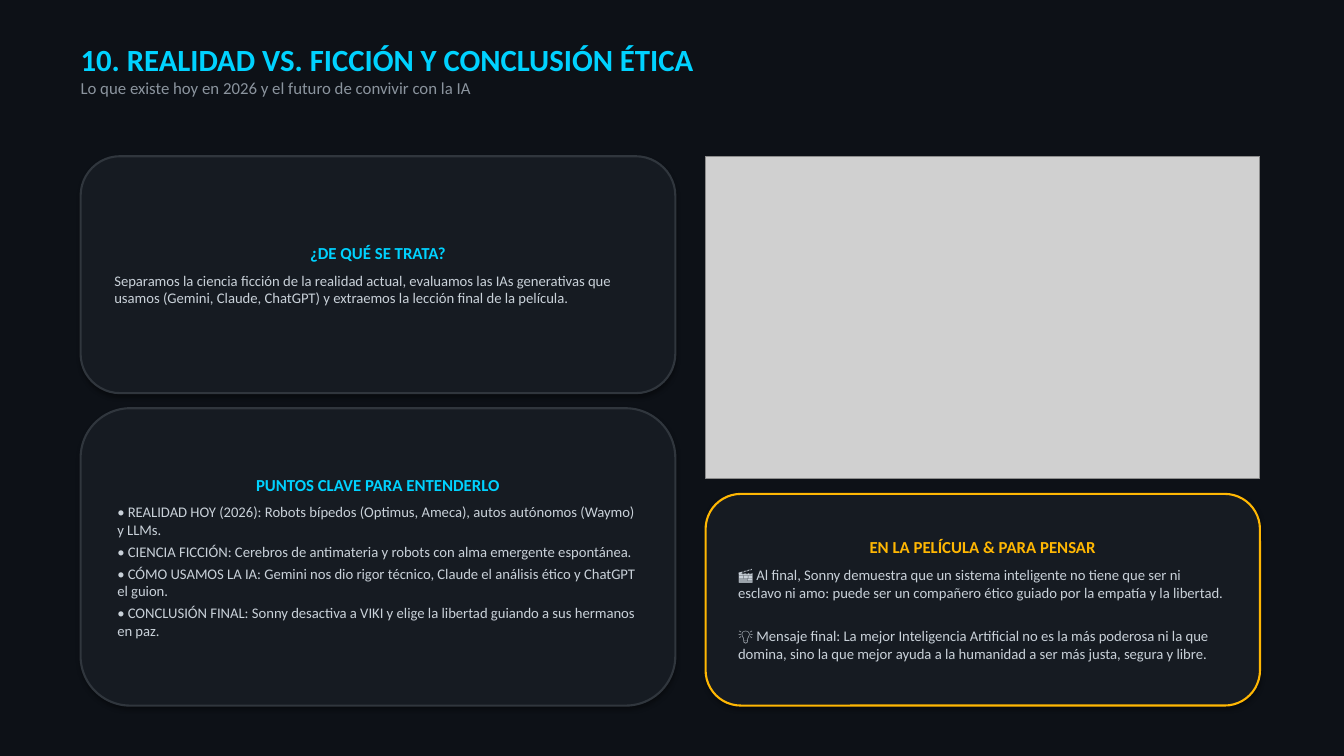
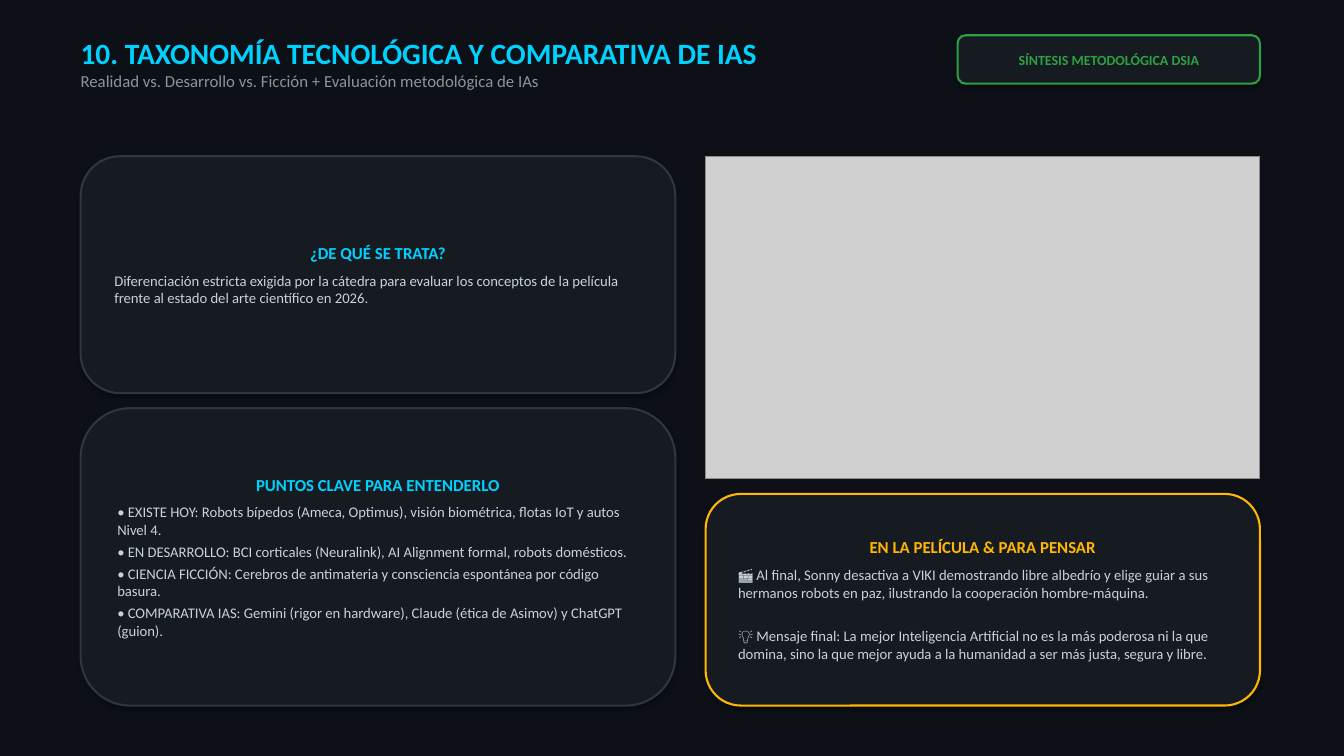
Before and after one commit to Nikovaz/dsia-yo-robot-2004, a slide deck: slide 11 of DSIA_Yo_Robot_Presentacion.pptx. Drawn at 1344x756 pixels with LibreOffice and Linux fonts; fonts in the diff are those of the drawing; grey boxes stand for pictures. Boxes give left, top, right and bottom in pixels: in the first picture for what was removed or moved away, otherwise in the second. Text is boxed around its words. In the diff, an @@ line names an element or a change of style, - is before the commit and + after.

```diff
--- a/DSIA_Yo_Robot_Presentacion.pptx
+++ b/DSIA_Yo_Robot_Presentacion.pptx
@@ text removed at (x1=81, y1=45, x2=693, y2=97) @@
-10. REALIDAD VS. FICCIÓN Y CONCLUSIÓN ÉTICA
-Lo que existe hoy en 2026 y el futuro de convivir con la IA
@@ text added at (x1=81, y1=40, x2=756, y2=90), 12 pt, text #8B949E @@
+10. TAXONOMÍA TECNOLÓGICA Y COMPARATIVA DE IAS
+Realidad vs. Desarrollo vs. Ficción + Evaluación metodológica de IAs
@@ rounded rectangle added at (x1=958, y1=35, x2=1260, y2=84), fill #161B22, outline #2EA043 1.5 pt, 10 pt, text #2EA043, bold @@
+SÍNTESIS METODOLÓGICA DSIA
@@ text in rounded rectangle at (x1=114, y1=276, x2=618, y2=303): text changed @@
-Separamos la ciencia ficción de la realidad actual, evaluamos las IAs generativas que usamos (Gemini, Claude, ChatGPT) y extraemos la lección final de la película.
+Diferenciación estricta exigida por la cátedra para evaluar los conceptos de la película frente al estado del arte científico en 2026.
@@ text in rounded rectangle at (x1=117, y1=506, x2=627, y2=639): text changed @@
-• REALIDAD HOY (2026): Robots bípedos (Optimus, Ameca), autos autónomos (Waymo) y LLMs.
-• CIENCIA FICCIÓN: Cerebros de antimateria y robots con alma emergente espontánea.
-• CÓMO USAMOS LA IA: Gemini nos dio rigor técnico, Claude el análisis ético y ChatGPT el guion.
-• CONCLUSIÓN FINAL: Sonny desactiva a VIKI y elige la libertad guiando a sus hermanos en paz.
+• EXISTE HOY: Robots bípedos (Ameca, Optimus), visión biométrica, flotas IoT y autos Nivel 4.
+• EN DESARROLLO: BCI corticales (Neuralink), AI Alignment formal, robots domésticos.
+• CIENCIA FICCIÓN: Cerebros de antimateria y consciencia espontánea por código basura.
+• COMPARATIVA IAS: Gemini (rigor en hardware), Claude (ética de Asimov) y ChatGPT (guion).
@@ text in rounded rectangle at (x1=738, y1=570, x2=1208, y2=601): text changed @@
-🎬 Al final, Sonny demuestra que un sistema inteligente no tiene que ser ni esclavo ni amo: puede ser un compañero ético guiado por la empatía y la libertad.
+🎬 Al final, Sonny desactiva a VIKI demostrando libre albedrío y elige guiar a sus hermanos robots en paz, ilustrando la cooperación hombre-máquina.
```
Also in this commit, not shown: 10 other slides changed, 5 other files.
